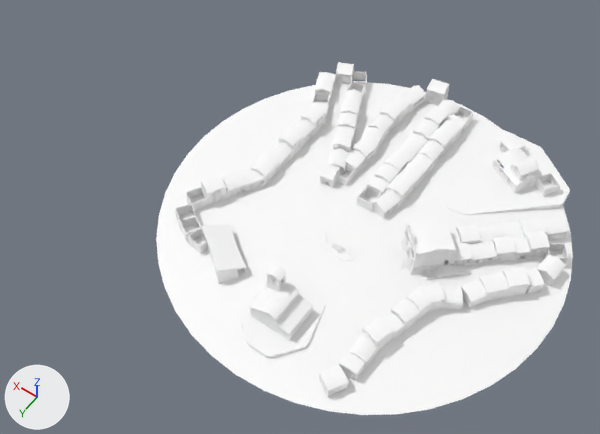
Two versions of the FBX model Assets/Models/Town/PuebloCompleto.fbx, one commit apart.
The view is the same before and after, from a camera (50 mm lens) standing at (-59.5, 109.8, 160.8) and looking at (16.2, 3.7, -5.9). The axes (+X, +Y, +Z) are drawn at lower left. The lights are the same throughout. Where no turn or scale is listed for an object, it has been applied to the vertices.

In view in the first picture: 'Acera_añadirMeshColider', 'Acera_añadirMeshColider.001', 'Ayuntamiento_Collider002', 'Box037', 'CasasGenericas_B011', 'CasasGenericas_C008', 'CasasGenericas_D011', 'CasasGenericas_F009', 'CasasGenericas_F012', 'CentroSocial001', 'Iglesia001', 'Object003', 'Terreno001'.
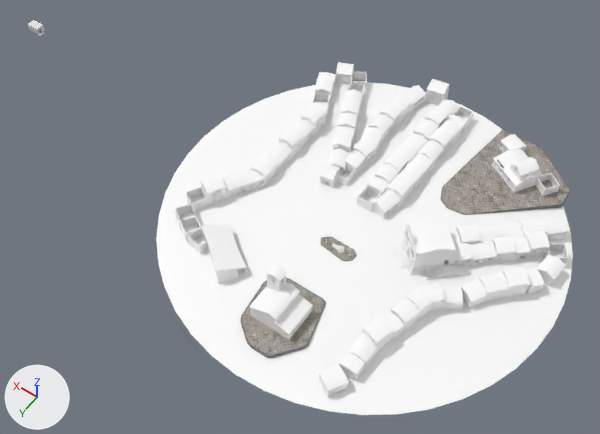
What changed in the scene script:
```text
Add img_aceras_acera_01_albedotransparency_color_png:
    img_aceras_acera_01_albedotransparency_color_png = load_image('Aceras_Acera_01_AlbedoTransparency_Color.png', 'Textures/Aceras_Acera_01_AlbedoTransparency_Color.png', 4096, 4096, 'sRGB')
Add img_aceras_acera_02_albedotransparency_png:
    img_aceras_acera_02_albedotransparency_png = load_image('Aceras_Acera_02_AlbedoTransparency.png', 'Textures/Aceras_Acera_02_AlbedoTransparency.png', 4096, 4096, 'sRGB')
Change mat_acera_02:
    remove mat_acera_02.base_color = (1.0, 1.0, 1.0)  # white #ffffff
    add mat_acera_02.texture = img_aceras_acera_02_albedotransparency_png
Change mat_acera_01:
    remove mat_acera_01.base_color = (1.0, 1.0, 1.0)  # white #ffffff
    add mat_acera_01.texture = img_aceras_acera_01_albedotransparency_color_png
Add me_mesh_093_1:
    me_mesh_093_1.from_pydata(...)  # 76 vertices, 63 faces; spans x -3.35..1.92, y -1.74..1.17, z -0.18..2.02
Add ob_onteriorcasa:
    ob_onteriorcasa = bpy.data.objects.new('OnteriorCasa', me_mesh_093_1)
    ob_onteriorcasa.location = (118.1, -3.9, 0.2)
```

Where the change shows, as pixel boxes (x1, y1, x2, y2) in the pictures (600 x 434 px):
'Acera_añadirMeshColider.001', surface changed (white to grey): (440, 130, 570, 215) in both
'Acera_añadirMeshColider', surface changed (white to grey): (241, 278, 326, 358) in both
'Object003', surface changed (white to grey): (320, 236, 357, 261) in both
'OnteriorCasa', added: after (28, 20, 44, 36)
